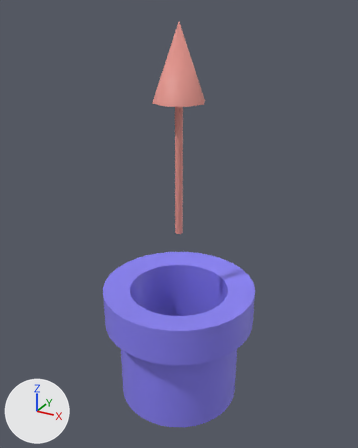
One commit to the glTF model godot_project/editor/rendering/particle_emitter_renderer/assets/ParticleEmitterModel.glb: the scene before it, then after it.
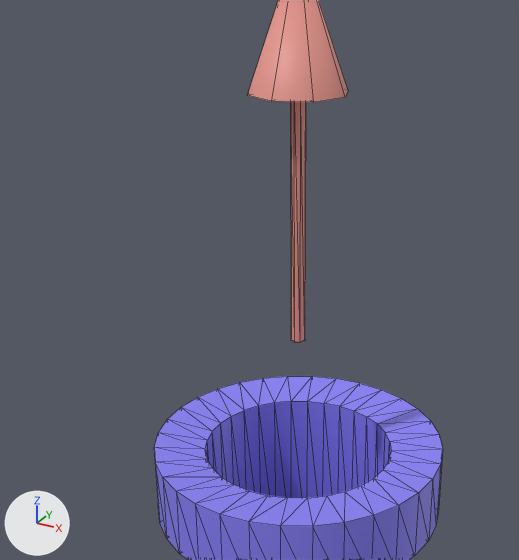
There are two pictures of each version: one whole from a 50 mm lens placed at (3.39, -6.16, 3.22), pointed at (-0.02, 0.04, 0.13), one close up on the part from 6% to 83% of the width and 12% to 78% of the height. Every picture has the same lights, and +X, +Y and +Z are marked at lower left. The older version's two pictures come first. The close-ups show mesh edges as thin lines.

The first close-up shows 'DirectionAxle', 'ParticleEmitterModel'.
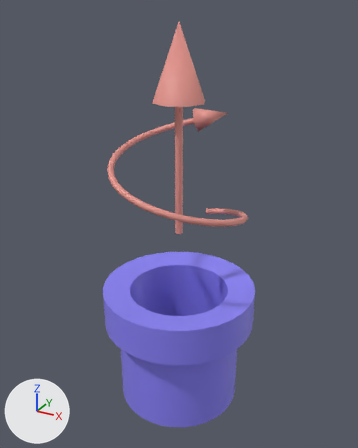
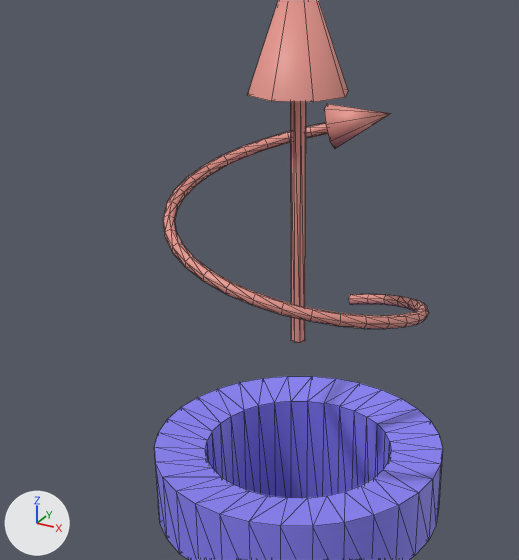
Commit message: Add SpinSpeed parameter to particle emitters

Pixel boxes [x1, y1, x2, y2] of what changed, in the close-ups (519 x 560 px):
'SpinAxle', added: after [163, 104, 429, 329]

Diff of the bpy script that builds the scene:
```diff
--- a/godot_project/editor/rendering/particle_emitter_renderer/assets/ParticleEmitterModel.glb.py
+++ b/godot_project/editor/rendering/particle_emitter_renderer/assets/ParticleEmitterModel.glb.py
@@ me_circle_001 @@
+me_circle_001.from_pydata(...)  # 202 vertices, 388 faces; spans x -1.05..1.05, y -1.05..1.16, z -0.05..1.73
+me_circle_001.materials.append(mat_pipes)  # pink #e7968d
@@ ob_spinaxle @@
+ob_spinaxle = bpy.data.objects.new('SpinAxle', me_circle_001)
+ob_spinaxle.location = (0.0, 0.0, 0.0)
```
